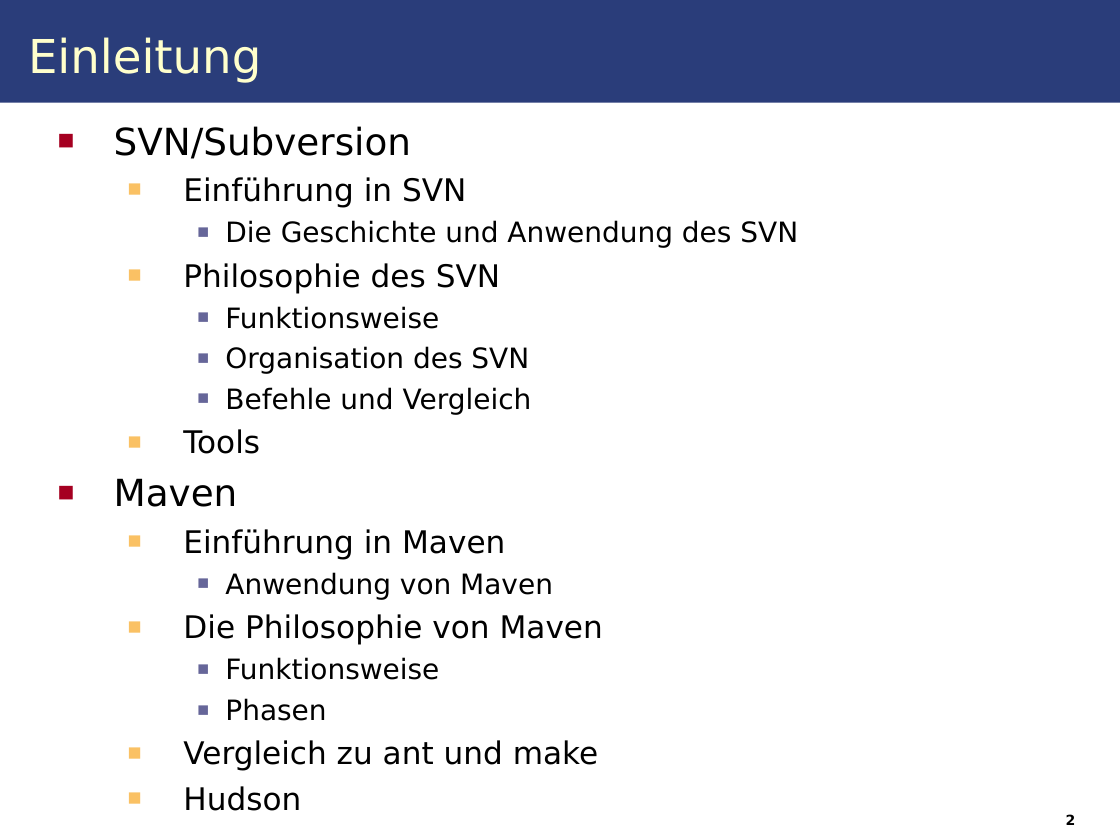
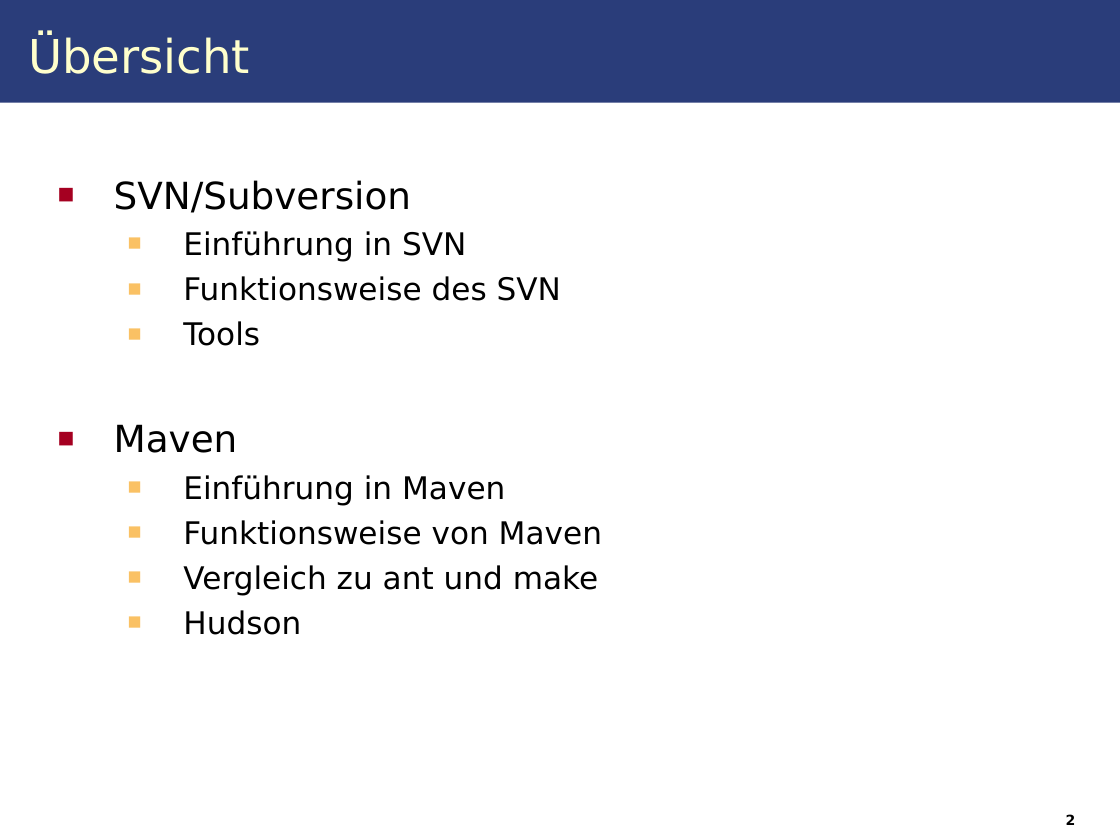
Before and after one commit to IAAS/decidr, a slide deck: slide 2 of seminars/at/Seminar.odp. Drawn at 1120x840 pixels with LibreOffice and Linux fonts; fonts in the diff are those of the drawing. Boxes give left, top, right and bottom in pixels: in the first picture for what was removed or moved away, otherwise in the second. Text is boxed around its words. In the diff, an @@ line names an element or a change of style, - is before the commit and + after.

```diff
--- a/seminars/at/Seminar.odp
+++ b/seminars/at/Seminar.odp
@@ title at <box>28,37,250,74</box>: text changed @@
-Einleitung
+Übersicht
@@ text at <box>183,276,561,301</box>: text changed; size 18 to 20 pt @@
-    ■ Die Geschichte und Anwendung des SVN
-  ■ Philosophie des SVN
-    ■ Funktionsweise
-    ■ Organisation des SVN
-    ■ Befehle und Vergleich
+  ■ Funktionsweise des SVN
@@ text at <box>183,520,602,545</box>: text changed; size 18 to 20 pt @@
-    ■ Anwendung von Maven
-  ■ Die Philosophie von Maven
-    ■ Funktionsweise
-    ■ Phasen
+  ■ Funktionsweise von Maven
```
Also in this commit, not shown: 11 other slides changed, 4 slides added, 4 slides removed, 1 other file.
